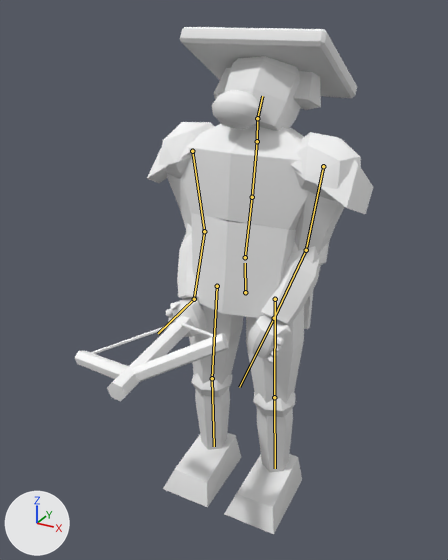
A saved change to the glTF model client/public/assets/models/fox_trailshot.glb.
Before and after are seen from a 50 mm camera at (0.963, -1.921, 1.87) aimed at (-0.066, -0.05, 0.935). The axes (+X, +Y, +Z) are drawn at lower left. The lights are the same throughout. The older version comes first. Both versions are drawn at frame 3 of the action 'hit'; the numbers are the values there. The bones that change, and the others that lie on the model, are drawn over the model as lines.

In view in the first picture: 'fox_trailshot'.
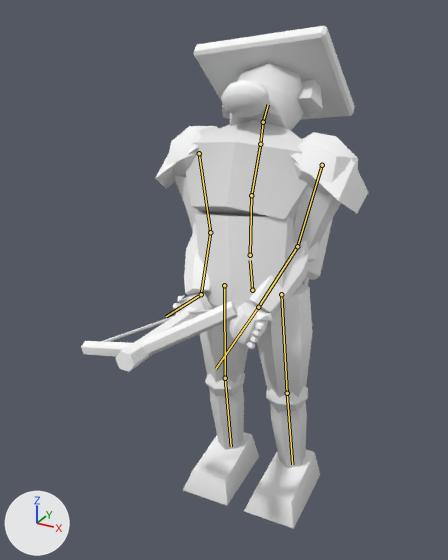
Pixel boxes [x1, y1, x2, y2] of what changed, in the pictures (448 x 560 px):
'fox_trailshot', posed: before [75, 27, 373, 534]; after [81, 26, 368, 529]
bone 'hips', root to tip: before (245, 292) to (245, 263); after (252, 290) to (250, 260)
bone 'spine', root to tip: before (245, 257) to (252, 197); after (250, 255) to (251, 195)
bone 'chest', root to tip: before (252, 197) to (257, 141); after (251, 195) to (260, 144)
bone 'head', root to tip: before (257, 118) to (262, 96); after (263, 122) to (268, 104)
bone 'upper_arm.L', root to tip: before (323, 166) to (306, 250); after (322, 165) to (297, 246)
bone 'upper_arm.R', root to tip: before (192, 151) to (204, 231); after (199, 153) to (210, 232)

What changed in the scene script:
```text
Change bone_hips:
    where bone_hips = bpy.data.objects['fox_trailshot_rig'].pose.bones['hips']  # child of 'root'
    bone_hips.location: (0.0, 0.0, 0.0) -> (0.0, -0.017, -0.06)
    bone_hips.rotation_quaternion: (1.0, 0.0, 0.0, 0.0) -> (0.999, 0.0, 0.0, 0.034)  # degrees (0, 0, 0) -> degrees (0, 0, 4)
Change bone_spine:
    where bone_spine = bpy.data.objects['fox_trailshot_rig'].pose.bones['spine']  # child of 'hips'
    bone_spine.rotation_quaternion: (0.991, -0.133, 0.0, 0.0) -> (0.986, -0.164, -0.005, 0.03)  # degrees (-15, 0, 0) -> degrees (-19, 0, 4)
Change bone_chest:
    where bone_chest = bpy.data.objects['fox_trailshot_rig'].pose.bones['chest']  # child of 'spine'
    bone_chest.rotation_quaternion: (1.0, 0.0, 0.0, 0.0) -> (0.995, -0.085, 0.004, -0.051)  # degrees (0, 0, 0) -> degrees (-10, 0, -6)
Change bone_head:
    where bone_head = bpy.data.objects['fox_trailshot_rig'].pose.bones['head']  # child of 'neck'
    bone_head.rotation_quaternion: (0.993, -0.117, 0.0, 0.0) -> (0.984, -0.166, -0.011, 0.063)  # degrees (-13, 0, 0) -> degrees (-19, 0, 7)
Change bone_upper_arm_l:
    where bone_upper_arm_l = bpy.data.objects['fox_trailshot_rig'].pose.bones['upper_arm.L']  # child of 'chest'
    bone_upper_arm_l.rotation_quaternion: (0.971, 0.122, 0.026, 0.206) -> (0.956, 0.148, 0.038, 0.249)  # degrees (14, 0, 24) -> degrees (18, 0, 29)
Change bone_upper_arm_r:
    where bone_upper_arm_r = bpy.data.objects['fox_trailshot_rig'].pose.bones['upper_arm.R']  # child of 'chest'
    bone_upper_arm_r.rotation_quaternion: (0.971, 0.122, -0.026, -0.206) -> (0.956, 0.148, -0.038, -0.249)  # degrees (14, 0, -24) -> degrees (18, 0, -29)
```
